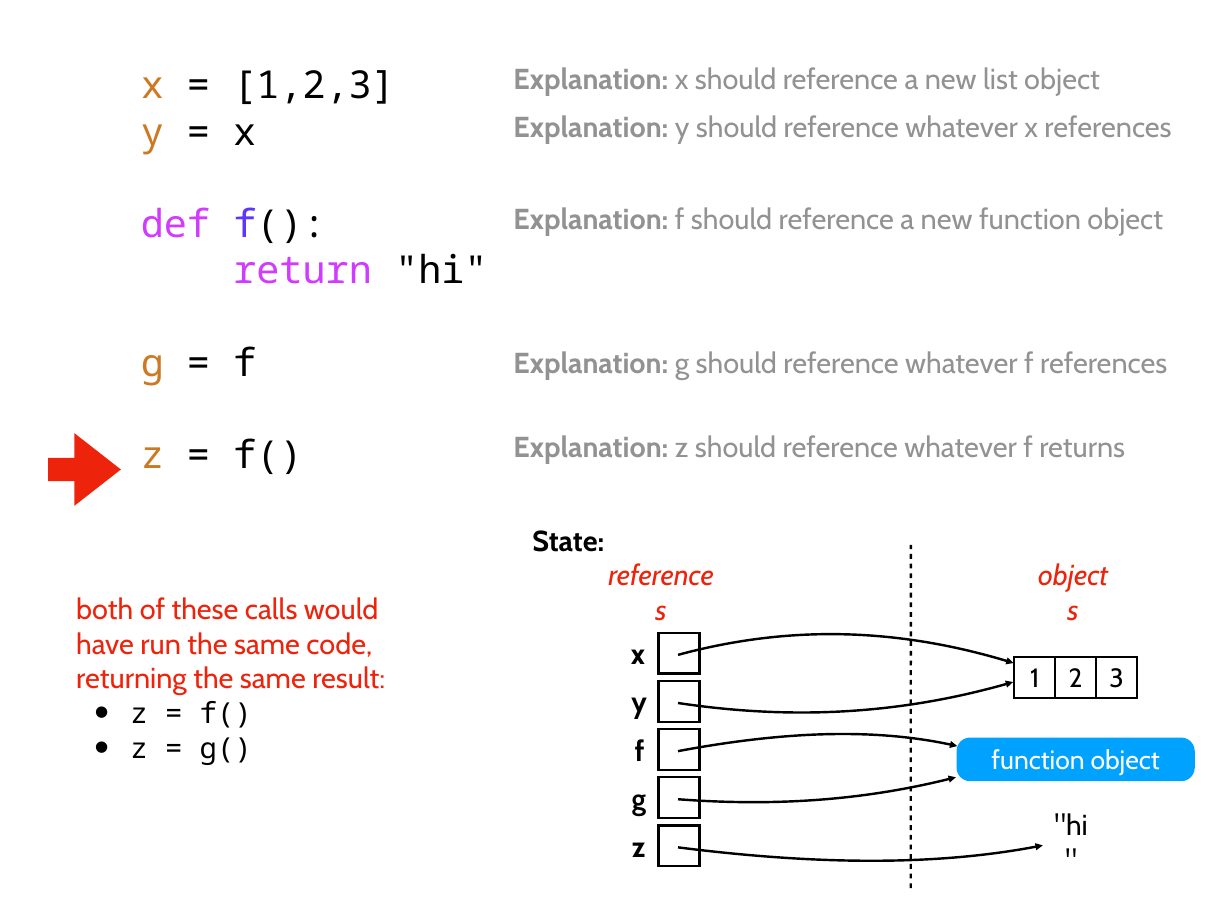
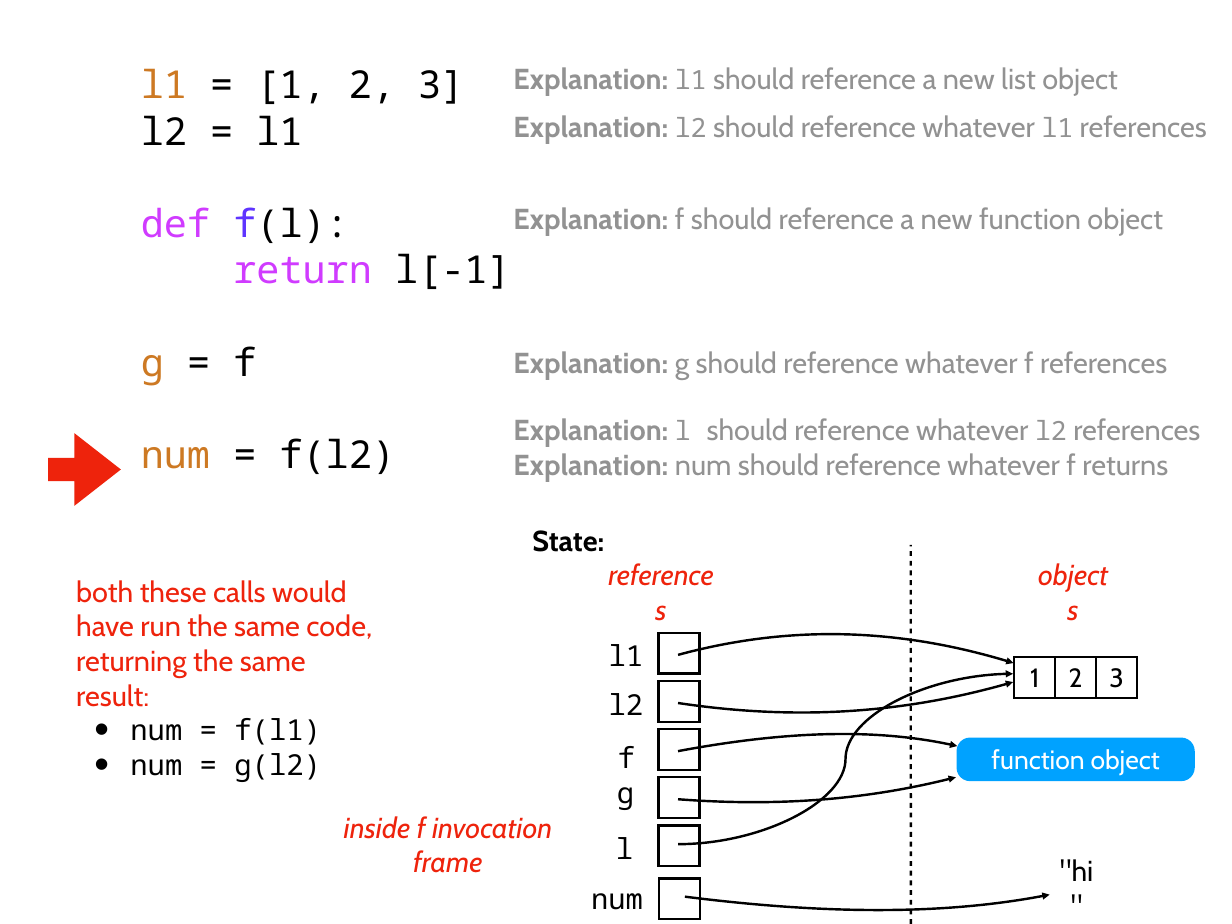
Before and after one commit to tylerharter/caraza-harter-com, a slide deck: slide 16 of tyler/meena/cs220/f21/materials/lec_24_F21.pptx. Drawn at 1232x924 pixels with LibreOffice and Linux fonts; fonts in the diff are those of the drawing. Boxes give left, top, right and bottom in pixels: in the first picture for what was removed or moved away, otherwise in the second. Text is boxed around its words. In the diff, an @@ line names an element or a change of style, - is before the commit and + after.

```diff
--- a/tyler/meena/cs220/f21/materials/lec_24_F21.pptx
+++ b/tyler/meena/cs220/f21/materials/lec_24_F21.pptx
@@ text at box(141, 68, 511, 289): text changed @@
-x = [1,2,3]
-y = x
-def f():
-return "hi"
+l1 = [1, 2, 3]
+l2 = l1
+def f(l):
+return l[-1]
@@ text at box(513, 67, 1118, 96): text changed @@
-Explanation: x should reference a new list object
+Explanation: l1 should reference a new list object
@@ text at box(513, 115, 1207, 144): text changed @@
-Explanation: y should reference whatever x references
+Explanation: l2 should reference whatever l1 references
@@ text at box(513, 418, 1200, 481): text changed @@
-Explanation: z should reference whatever f returns
+Explanation: l should reference whatever l2 references
+Explanation: num should reference whatever f returns
@@ text at box(141, 438, 395, 474): text changed @@
-z = f()
+num = f(l2)
@@ line moved from (911, 888) - (911, 545) to (911, 924) - (911, 545) @@
@@ text at box(76, 580, 346, 603): text changed @@
-both of these calls would
+both these calls would
@@ text added at box(609, 644, 644, 666), 24 pt, text #000000 @@
+l1
@@ text removed at box(631, 649, 645, 664) @@
-x
@@ curved arrow added from (678, 845) to (1013, 674), #000000 2 pt @@
@@ text at box(130, 718, 321, 782): text changed @@
-• z = f()
-• z = g()
+• num = f(l1)
+• num = g(l2)
@@ text added at box(609, 693, 644, 715), 24 pt, text #000000 @@
+l2
@@ text removed at box(631, 697, 647, 719) @@
-y
@@ text "f" at box(618, 746, 635, 768): font Cabin to Noto Sans Mono, bold off @@
@@ text "f": place and size @@
-text "f" at box(635, 739, 645, 761)
+text "f" at box(618, 746, 635, 768)
@@ text "g": place and size @@
-text "g" at box(632, 794, 646, 815)
+text "g" at box(617, 787, 634, 810)
@@ text "g" at box(617, 787, 634, 810): font Cabin to Noto Sans Mono, bold off @@
@@ text added at box(344, 816, 552, 873), 24 pt, text #EE230C, italic @@
+inside f invocation frame
@@ text added at box(616, 837, 633, 859), 24 pt, text #000000 @@
+l
@@ text removed at box(632, 842, 646, 857) @@
-z
@@ text ""hi"": place and size @@
-text ""hi"" at box(1054, 813, 1087, 835)
+text ""hi"" at box(1060, 859, 1093, 881)
@@ text added at box(591, 893, 643, 910), 24 pt, text #000000 @@
+num
@@ rectangle added at box(659, 879, 700, 919), outline #000000 2 pt @@
@@ freeform shape: place and size @@
-freeform shape at box(678, 846, 1043, 861)
+freeform shape at box(685, 895, 1050, 911)
```
Also in this commit, not shown: 16 other slides changed, 8 other files.
